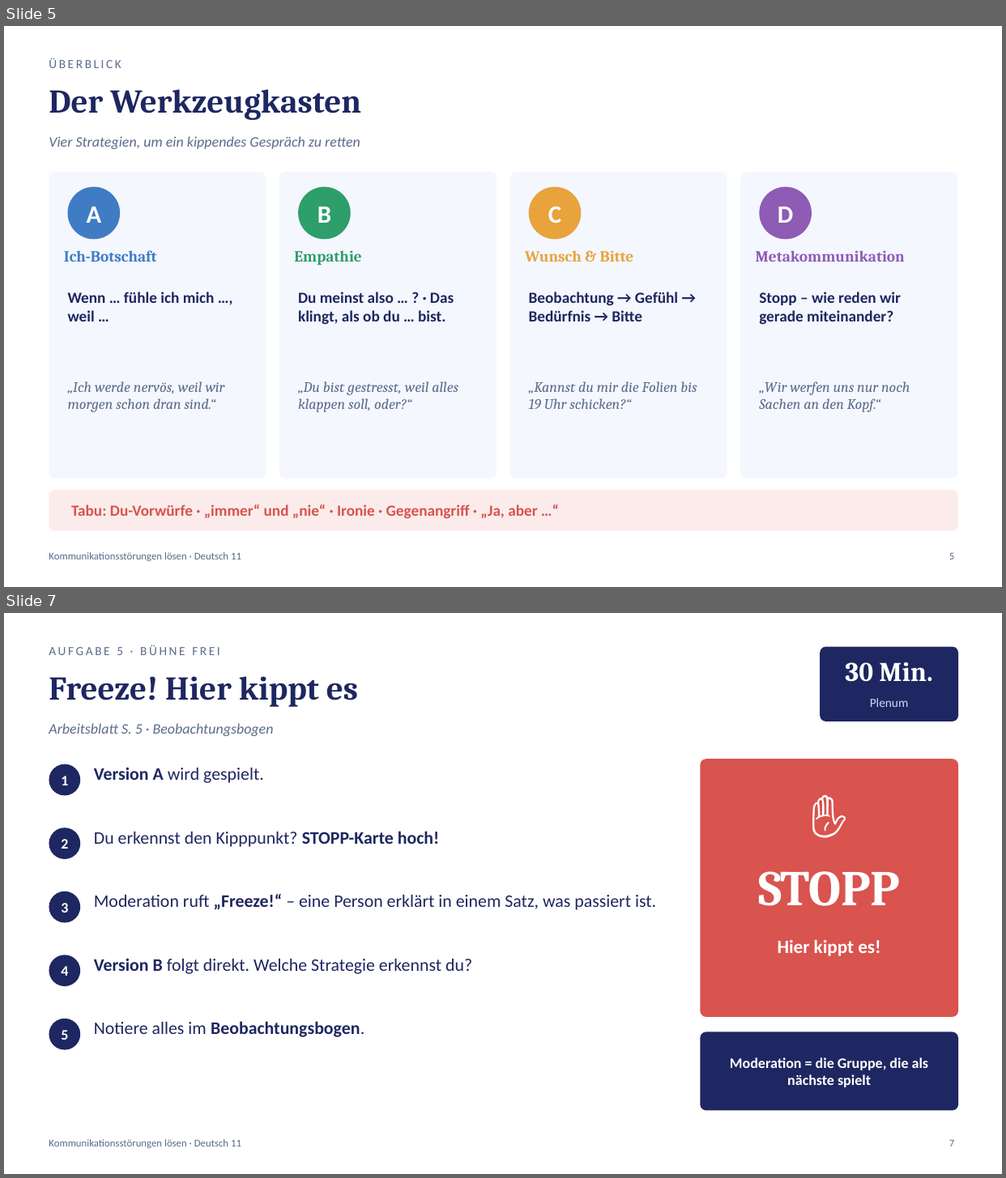
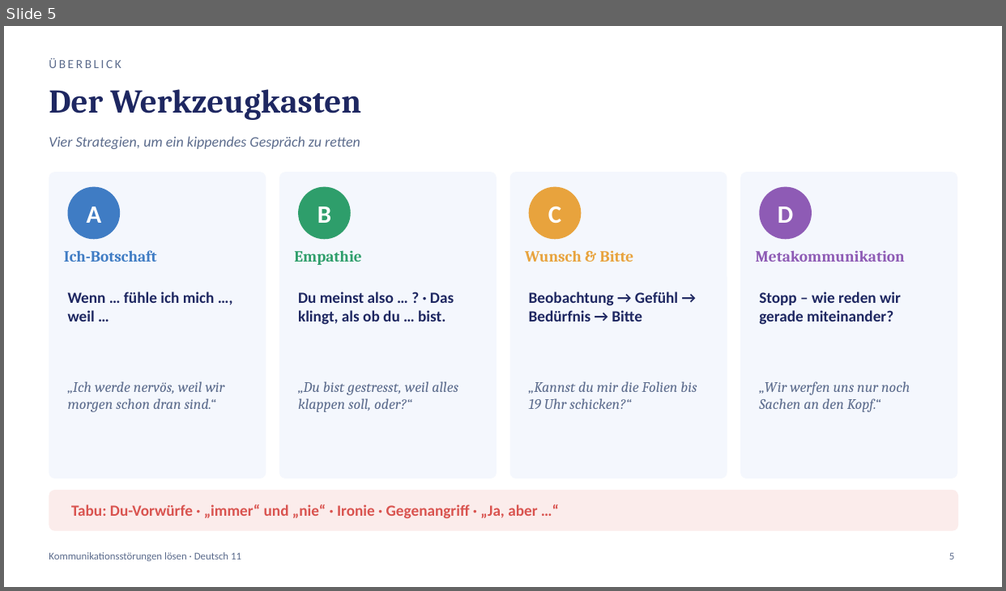
Before and after one commit to golzkonstantin-gif/Schule, a slide deck: Deutsch_11/Kommunikationsstoerungen_loesen/Praesentation_Kommunikationsstoerungen_loesen.pptx. Shown one above the other, each under a label of ours: slides 5 and 7 before the commit, slide 5 after it; the slides between them are not shown. The pictures are 1006x1178 and 1006x591 pixels, drawn with LibreOffice and Linux fonts; fonts in the diff are those of the drawing. Boxes give left, top, right and bottom in pixels: in the first picture for what was removed or moved away, otherwise in the second. Text is boxed around its words. In the diff, an @@ line names an element or a change of style, - is before the commit and + after.

```diff
--- a/Deutsch_11/Kommunikationsstoerungen_loesen/Praesentation_Kommunikationsstoerungen_loesen.pptx
+++ b/Deutsch_11/Kommunikationsstoerungen_loesen/Praesentation_Kommunikationsstoerungen_loesen.pptx
@@ slide 7 removed at (4, 613, 1002, 1174), background #FFFFFF @@
@@ text removed at (49, 645, 220, 655) @@
-AUFGABE 5 · BÜHNE FREI
@@ rounded rectangle removed at (820, 647, 958, 722) @@
@@ text removed at (49, 676, 358, 707) @@
-Freeze! Hier kippt es
@@ text removed at (845, 662, 932, 682) @@
-30 Min.
@@ text removed at (870, 698, 909, 707) @@
-Plenum
@@ text removed at (49, 723, 274, 736) @@
-Arbeitsblatt S. 5 · Beobachtungsbogen
@@ ellipse removed at (49, 764, 80, 796) @@
@@ text removed at (61, 776, 68, 786) @@
-1
@@ text removed at (94, 767, 264, 783) @@
-Version A wird gespielt.
@@ rounded rectangle removed at (701, 759, 958, 1017) @@
@@ text removed at (701, 774, 958, 849) @@
-✋
@@ ellipse removed at (49, 828, 80, 859) @@
@@ text removed at (94, 831, 439, 847) @@
-Du erkennst den Kipppunkt? STOPP-Karte hoch!
@@ text removed at (61, 839, 68, 849) @@
-2
@@ text removed at (758, 871, 900, 906) @@
-STOPP
@@ ellipse removed at (49, 892, 80, 923) @@
@@ text removed at (61, 903, 68, 913) @@
-3
@@ text removed at (94, 894, 656, 910) @@
-Moderation ruft „Freeze!“ – eine Person erklärt in einem Satz, was passiert ist.
@@ text removed at (778, 940, 880, 956) @@
-Hier kippt es!
@@ ellipse removed at (49, 955, 80, 986) @@
@@ text removed at (61, 966, 68, 976) @@
-4
@@ text removed at (94, 958, 472, 974) @@
-Version B folgt direkt. Welche Strategie erkennst du?
@@ ellipse removed at (49, 1019, 80, 1050) @@
@@ text removed at (94, 1021, 364, 1037) @@
-Notiere alles im Beobachtungsbogen.
@@ text removed at (61, 1030, 68, 1040) @@
-5
@@ rounded rectangle removed at (701, 1033, 958, 1111) @@
@@ text removed at (730, 1058, 928, 1088) @@
-Moderation = die Gruppe, die als nächste spielt
@@ text removed at (49, 1139, 241, 1148) @@
-Kommunikationsstörungen lösen · Deutsch 11
@@ text removed at (949, 1140, 954, 1147) @@
-7
```
Also in this commit, not shown: 4 slides changed, 2 slides added, 8 other files.
